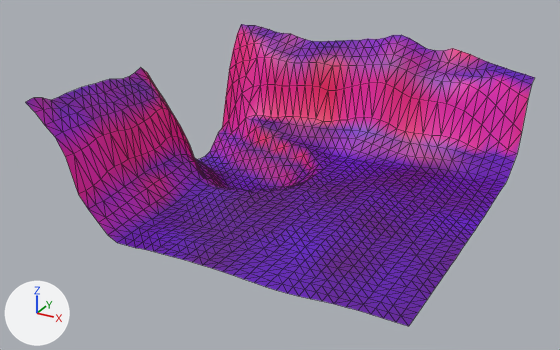
The glTF model assets/levels/sedge_plain/terrain/ground_00.glb, before and after one commit.
The view is the same before and after, from a camera (50 mm lens) standing at (-21.4, -17.9, 33.8) and looking at (-55.4, 43.9, 2.9). Every picture has the same lights, and +X, +Y and +Z are marked at lower left. The picture after the commit comes second. Mesh edges are drawn as thin lines. Objects named as collision shapes, trigger or cutter boxes, shadow casters or lower levels of detail are left out.

The first picture shows 'Ground_00'.
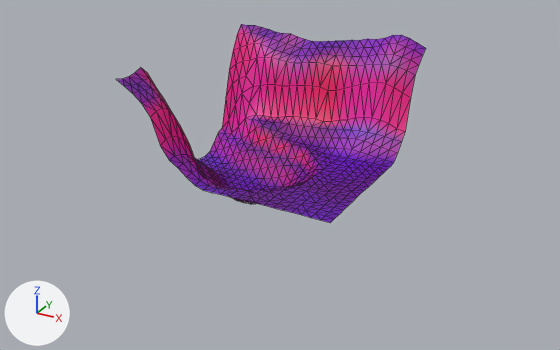
What changed in the scene script:
```text
Change me_ground_00mesh:
    used by ob_ground_00; location = (0.0, 0.0, 0.0)
    remove me_ground_00mesh.from_pydata(...)  # 1369 vertices, 2592 faces; spans x -72.0..-36.0, y 28.0..64.0, z -2.3..13.3
    add me_ground_00mesh.from_pydata(...)  # 625 vertices, 1152 faces; spans x -72.0..-48.0, y 40.0..64.0, z -2.3..13.3
    me_ground_00mesh part 1: 744 vertices removed from x -72.0..-36.0, y 28.0..64.0, z 0.9..12.6
```

Changed parts and their boxes (x1, y1, x2, y2) in the pictures (560 x 350 px):
'Ground_00', reshaped (39% narrower, 34% shorter)
    before: (26, 24, 534, 326)
    after: (117, 24, 426, 223)
part 1 of me_ground_00mesh, deleted
    before: (26, 48, 534, 326)
